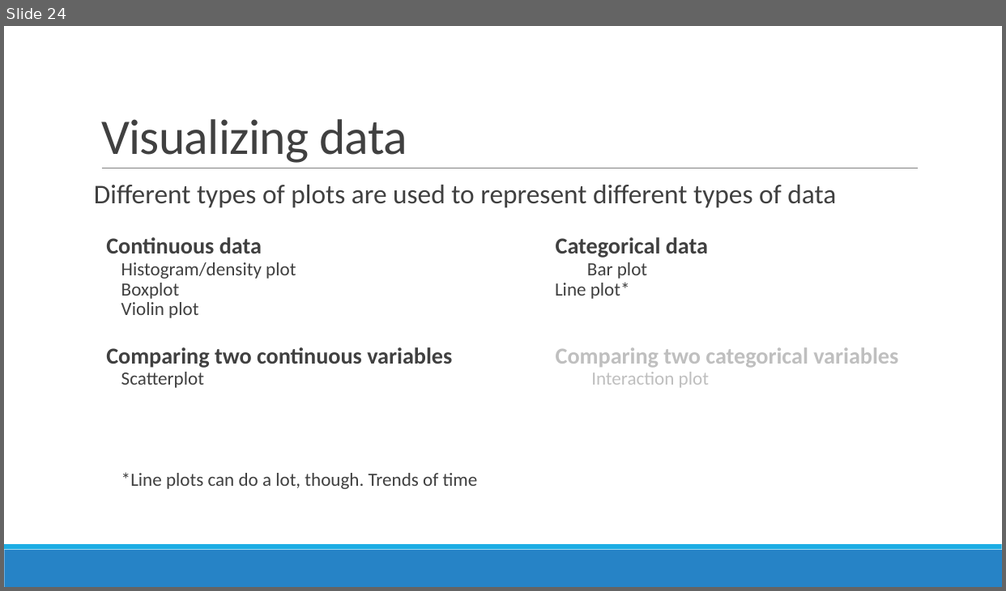
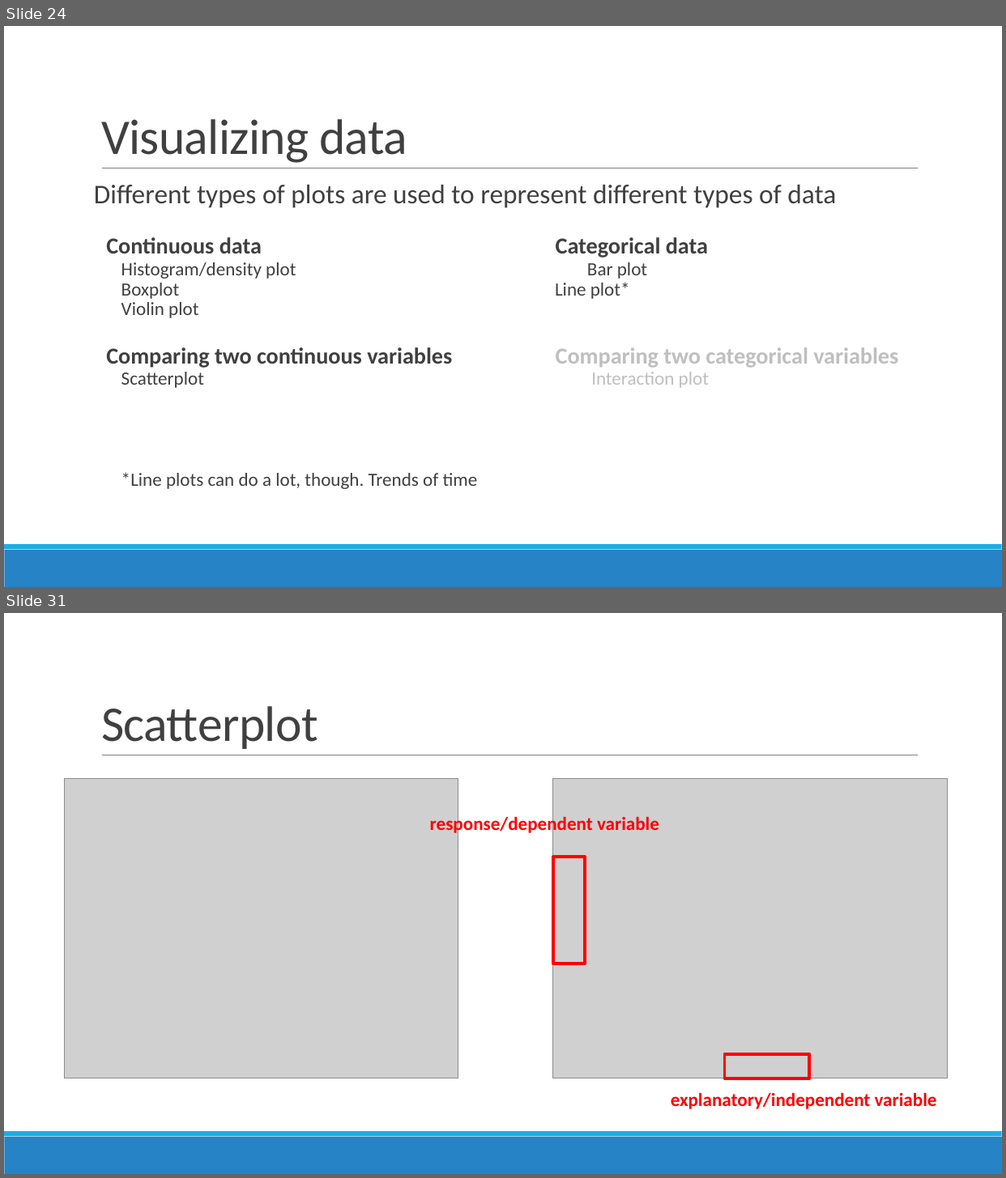
Before and after one commit to sjspielman/bio5312_fall2017, a slide deck: slides/intro.pptx. Shown one above the other, each under a label of ours: slide 24 before the commit, slides 24 and 31 after it; the slides between them are not shown. The pictures are 1006x591 and 1006x1178 pixels, drawn with LibreOffice and Linux fonts; fonts in the diff are those of the drawing; grey boxes stand for pictures. Boxes give left, top, right and bottom in pixels: in the first picture for what was removed or moved away, otherwise in the second. Text is boxed around its words. In the diff, an @@ line names an element or a change of style, - is before the commit and + after.

```diff
--- a/slides/intro.pptx
+++ b/slides/intro.pptx
@@ slide 31 added at box(4, 613, 1002, 1174), background #FFFFFF; not listed: 3 template elements that a slide beside it also shows @@
@@ title added at box(101, 706, 318, 749), 48 pt, text #404040 @@
+Scatterplot
@@ picture added at box(65, 778, 458, 1079) @@
@@ picture added at box(553, 778, 948, 1079) @@
@@ text added at box(430, 815, 659, 836), 18 pt, text #FF0000, bold @@
+response/dependent variable
@@ rectangle added at box(553, 856, 585, 964), outline #FF0000 3 pt @@
@@ rectangle added at box(725, 1054, 809, 1080), outline #FF0000 3 pt @@
@@ text added at box(671, 1093, 937, 1110), 18 pt, text #FF0000, bold @@
+explanatory/independent variable
```
Also in this commit, not shown: 7 other slides added, 3 slides removed, 13 other files.
